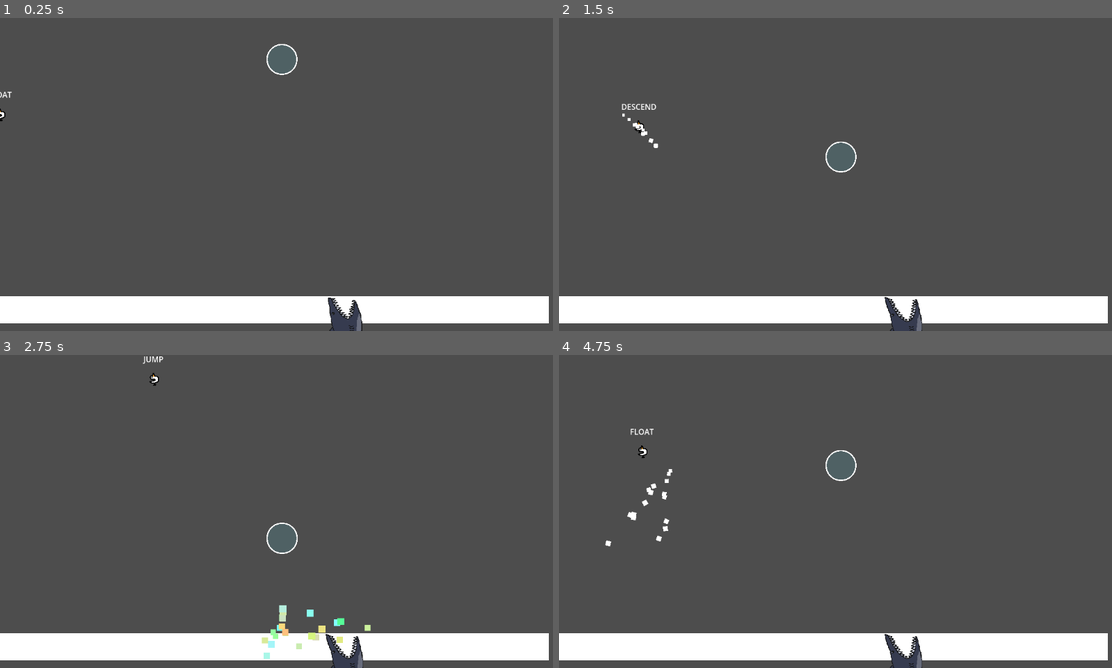
Above: before the commit, frames 1-4 (two rows, left to right).
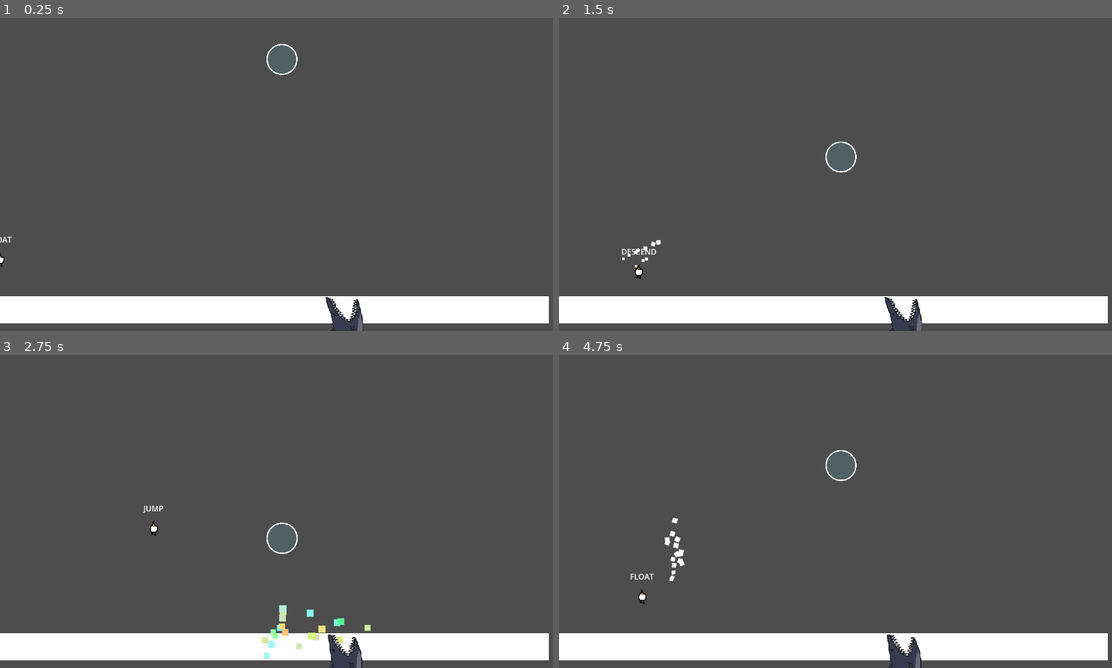
Above: after the commit, the same moments.

Repository: ron0studios/Global-Game-Jam-2025
Game: Godot game, scene res://objects/sandbox.tscn
The game is run twice, just before and just after one commit, with the same random seed, the same clock (stepped at 60 frames per second) and the same inputs. The engine's default icon, where the game draws it, is replaced by a stand-in: a white triangle on a blue panel in a dark square.
Inputs (mouse positions are in pixels of both pictures, inside the frame that each line leads up to):
- Up to frame 1 (0.25 s): no input
- Up to frame 2 (1.5 s): move the mouse to (957, 158) at 0.52 s; hold Right (ui_right) 0.53-1.28 s; hold Space (blow) 0.53-1.28 s; move the mouse to (724, 190) at 1.27 s; hold Down (ui_down) from 1.28 s (still down); tap Space (blow) at 1.35 s
- Up to frame 3 (2.75 s): move the mouse to (331, 442) at 2.02 s; release Down (ui_down) at 2.03 s; hold Right (ui_right) from 2.03 s (still down); hold Space (blow) from 2.03 s (still down)
- Up to frame 4 (4.75 s): move the mouse to (807, 574) at 2.77 s; release Right (ui_right) at 2.78 s; release Space (blow) at 2.78 s; hold Up (ui_up) 2.78-3.53 s; tap Space (blow) at 2.85, 4.35 s; move the mouse to (1006, 558) at 3.52 s; hold Space (blow) 3.53-4.28 s; hold Left (ui_left) from 3.53 s (still down); move the mouse to (669, 464) at 4.27 s

The runs differ from the first frame. In frame 1, 0.3% of the frame differs, in the area x 0-66%, y 23-100%; in frame 2, 0.4%; in frame 3, 0.4%; in frame 4, 0.8%, in the area x 8-66%, y 23-100%.

Commit message:
Small tweaks
- shark animation speeds up when attacking
- water level lower for time being

Diff:
--- a/objects/global.gd
+++ b/objects/global.gd
@@ -1,3 +1,3 @@
 extends Node#NOTE: Add any global stuff here! This persists across scenes.
 #Refer to the attributes with Global.attribute_name
-var water_level = 200
+@export var water_level = 500
--- a/objects/player.tscn
+++ b/objects/player.tscn
@@ -19,6 +19,46 @@
 atlas = ExtResource("3_po0rm")
 region = Rect2(64, 0, 32, 32)
 
+[sub_resource type="AtlasTexture" id="AtlasTexture_s582h"]
+atlas = ExtResource("3_po0rm")
+region = Rect2(32, 32, 32, 32)
+
+[sub_resource type="AtlasTexture" id="AtlasTexture_6c8rn"]
+atlas = ExtResource("3_po0rm")
+region = Rect2(0, 32, 32, 32)
+
+[sub_resource type="AtlasTexture" id="AtlasTexture_p2bm8"]
+atlas = ExtResource("3_po0rm")
+region = Rect2(96, 0, 32, 32)
+
+[sub_resource type="AtlasTexture" id="AtlasTexture_sxh14"]
+atlas = ExtResource("3_po0rm")
+region = Rect2(32, 64, 32, 32)
+
+[sub_resource type="AtlasTexture" id="AtlasTexture_etdcj"]
+atlas = ExtResource("3_po0rm")
+region = Rect2(64, 64, 32, 32)
+
+[sub_resource type="AtlasTexture" id="AtlasTexture_hm1q6"]
+atlas = ExtResource("3_po0rm")
+region = Rect2(96, 64, 32, 32)
+
+[sub_resource type="AtlasTexture" id="AtlasTexture_sc7da"]
+atlas = ExtResource("3_po0rm")
+region = Rect2(64, 96, 32, 32)
+
+[sub_resource type="AtlasTexture" id="AtlasTexture_ddhjv"]
+atlas = ExtResource("3_po0rm")
+region = Rect2(96, 96, 32, 32)
+
+[sub_resource type="AtlasTexture" id="AtlasTexture_gptvl"]
+atlas = ExtResource("3_po0rm")
+region = Rect2(0, 96, 32, 32)
+
+[sub_resource type="AtlasTexture" id="AtlasTexture_7wkbn"]
+atlas = ExtResource("3_po0rm")
+region = Rect2(32, 96, 32, 32)
+
 [sub_resource type="AtlasTexture" id="AtlasTexture_fqoq7"]
 atlas = ExtResource("3_po0rm")
 region = Rect2(0, 0, 32, 32)
@@ -67,10 +107,40 @@
 "name": &"idle",
 "speed": 10.0
 }, {
-"frames": [],
+"frames": [{
+"duration": 1.0,
+"texture": SubResource("AtlasTexture_s582h")
+}, {
+"duration": 1.0,
+"texture": SubResource("AtlasTexture_6c8rn")
+}, {
+"duration": 1.0,
+"texture": SubResource("AtlasTexture_p2bm8")
+}, {
+"duration": 1.0,
+"texture": SubResource("AtlasTexture_sxh14")
+}, {
+"duration": 1.0,
+"texture": SubResource("AtlasTexture_etdcj")
+}, {
+"duration": 1.0,
+"texture": SubResource("AtlasTexture_hm1q6")
+}, {
+"duration": 1.0,
+"texture": SubResource("AtlasTexture_sc7da")
+}, {
+"duration": 1.0,
+"texture": SubResource("AtlasTexture_ddhjv")
+}, {
+"duration": 1.0,
+"texture": SubResource("AtlasTexture_gptvl")
+}, {
+"duration": 1.0,
+"texture": SubResource("AtlasTexture_7wkbn")
+}],
 "loop": true,
 "name": &"spin",
-"speed": 5.0
+"speed": 30.0
 }, {
 "frames": [{
 "duration": 1.0,
@@ -108,7 +178,8 @@
 
 [node name="AnimatedSprite2D" type="AnimatedSprite2D" parent="."]
 sprite_frames = SubResource("SpriteFrames_y1w2h")
-animation = &"turn"
+animation = &"spin"
+frame_progress = 0.681613
 
 [node name="Label" type="Label" parent="."]
 anchors_preset = 7
--- a/objects/spike.gd
+++ b/objects/spike.gd
@@ -23,9 +23,11 @@
 
 func move(delta):
 	if appear:
+		$Sprite2D.speed_scale = 2
 		global_position = global_position.move_toward(destination1, delta*speed)
 
 	if disappear:
+		$Sprite2D.speed_scale = 1
 		global_position = global_position.move_toward(destination2, delta*speed)
 
 
--- a/spike.tscn
+++ b/spike.tscn
@@ -36,6 +36,7 @@
 rotation = -1.5708
 scale = Vector2(0.3, 0.3)
 sprite_frames = SubResource("SpriteFrames_w6xk4")
+frame_progress = 0.579151
 
 [node name="CollisionShape2D" type="CollisionShape2D" parent="."]
 shape = SubResource("RectangleShape2D_d7unp")
Not shown: 1 places in objects/player.tscn that only renumber resources
